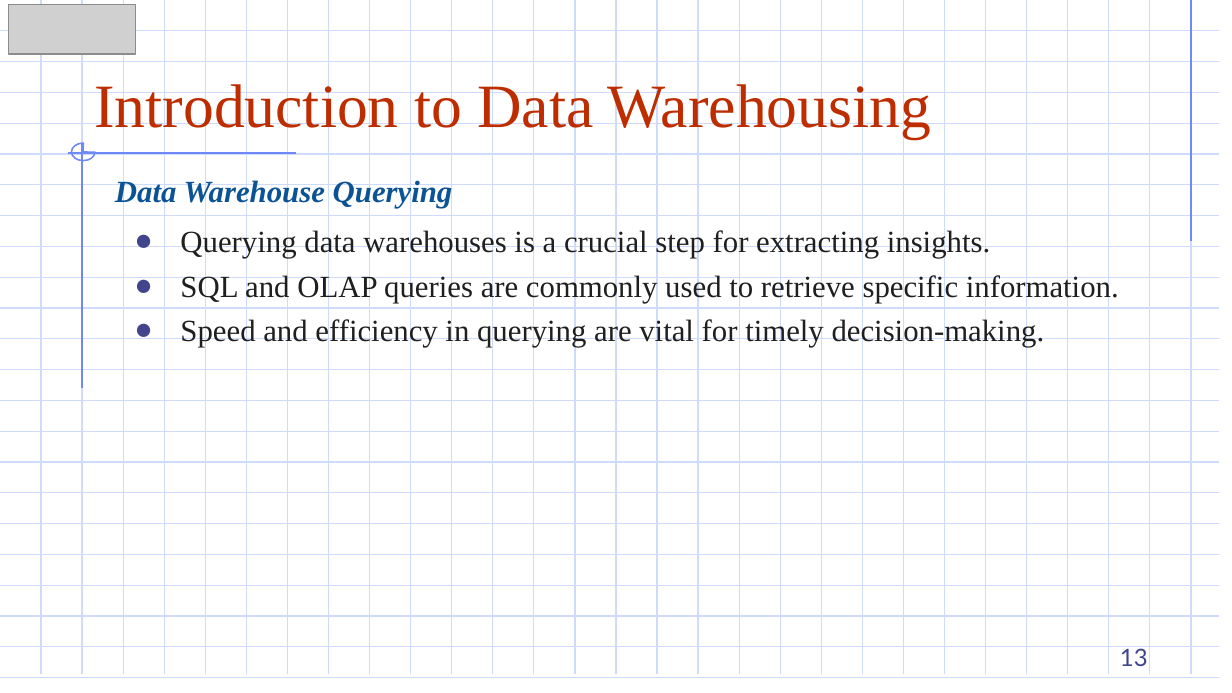
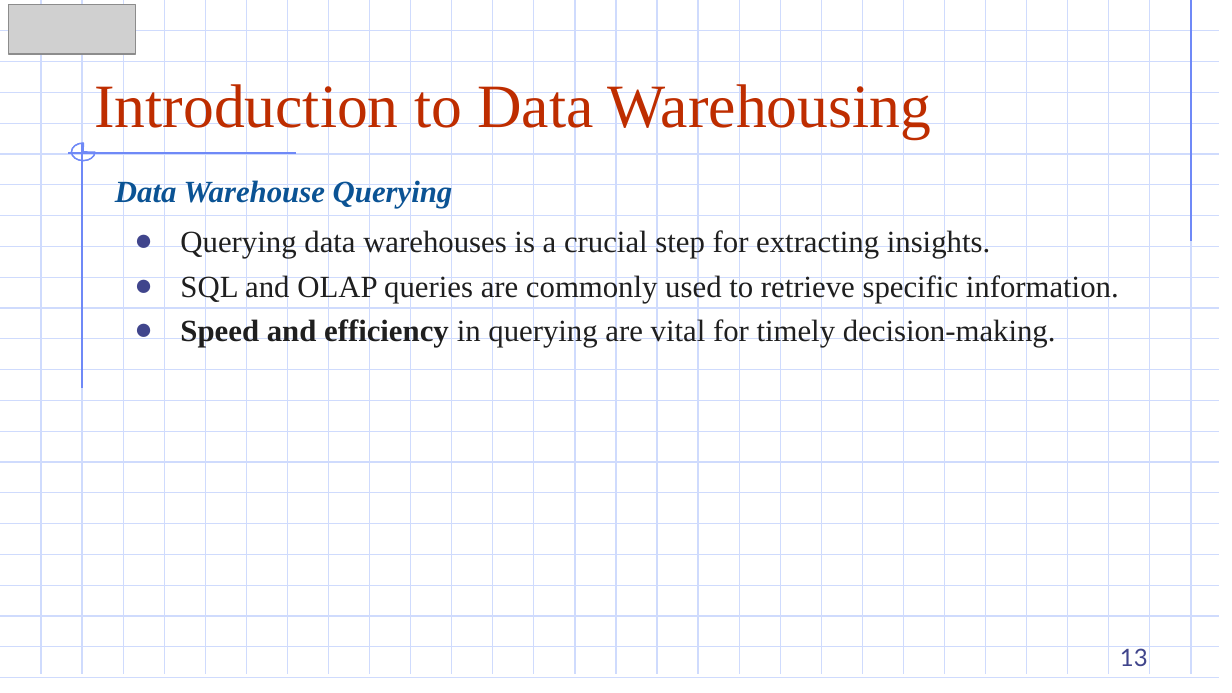
Before and after one commit to DazielNguyen/DBM302m, a slide deck: slide 13 of slides/1.4 Introduction to Data warehousing.pptx. Drawn at 1232x693 pixels with LibreOffice and Linux fonts; fonts in the diff are those of the drawing; grey boxes stand for pictures. Boxes give left, top, right and bottom in pixels: in the first picture for what was removed or moved away, otherwise in the second. Text is boxed around its words. In the diff, an @@ line names an element or a change of style, - is before the commit and + after.

```diff
--- a/slides/1.4 Introduction to Data warehousing.pptx
+++ b/slides/1.4 Introduction to Data warehousing.pptx
@@ text at bbox=[180, 317, 1056, 347]: bold on in "Speed and efficiency" @@
```
Also in this commit, not shown: 1 other slide changed, 9 other files.
